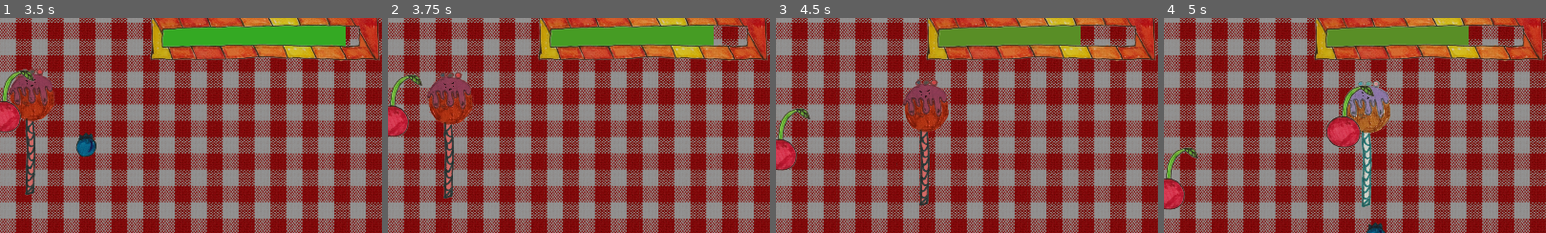
Above: before the commit, frames 1-4 (left to right).
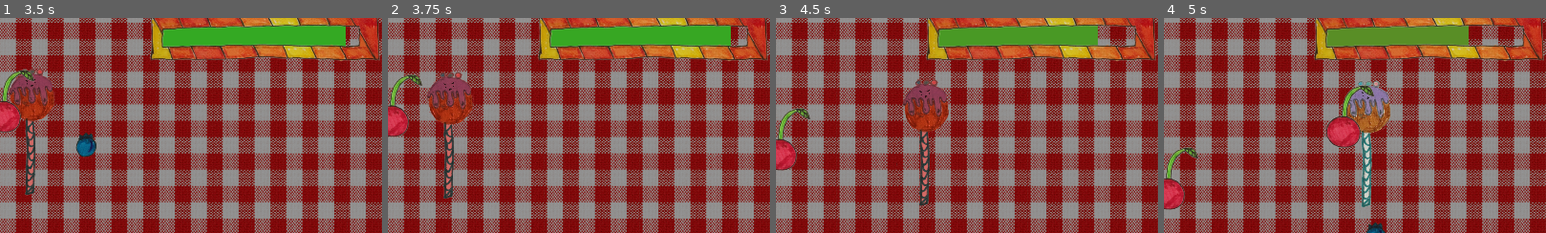
Above: after the commit, the same moments.

Repository: sdt/cake-invaders
Game: Godot game, scene res://Game.tscn
The game is run twice, just before and just after one commit, with the same random seed, the same clock (stepped at 60 frames per second) and the same inputs.
Inputs:
- Up to frame 1 (3.5 s): hold Right 0.53-1.28 s; tap Space at 0.77, 1.52, 3.02 s; hold Left 1.28-2.03 s; hold Right from 2.03 s (still down)
- Up to frame 2 (3.75 s): release Right at 3.53 s; hold Left from 3.53 s (still down)
- Up to frame 3 (4.5 s): keep holding Left; tap Space at 3.77 s
- Up to frame 4 (5 s): keep holding Left; tap Space at 4.52 s
The pictures show only the part of the screen within x 50-100%, y 3-53%; the shares and areas given below are measured in that part.

Frame 1 is identical in both runs. In frame 2, 0.4% of the frame differs, in the area x 85-90%, y 3-13%; in frame 3, 0.4%, in the area x 79-85%, y 3-13%; in frame 4, nothing differs.

Commit message:
Smooth-moving healthbar

Diff:
--- a/HealthBar.gd
+++ b/HealthBar.gd
@@ -6,8 +6,17 @@
 export(Color) var sickColor = Color.red
 
 var value = 1.0
+var targetValue = 1.0
 onready var barOffset = -bar / 2
+const targetRate = 1
 
 func setValue(currentHealth, maxHealth):
-	value = currentHealth * 1.0 / maxHealth
-	$BarCanvas.update()
+	targetValue = currentHealth * 1.0 / maxHealth
+
+func _process(delta):
+	var adjust = delta * targetRate
+	if targetValue < value:
+		value -= adjust
+		if value < targetValue:
+			value = targetValue
+		$BarCanvas.update()
